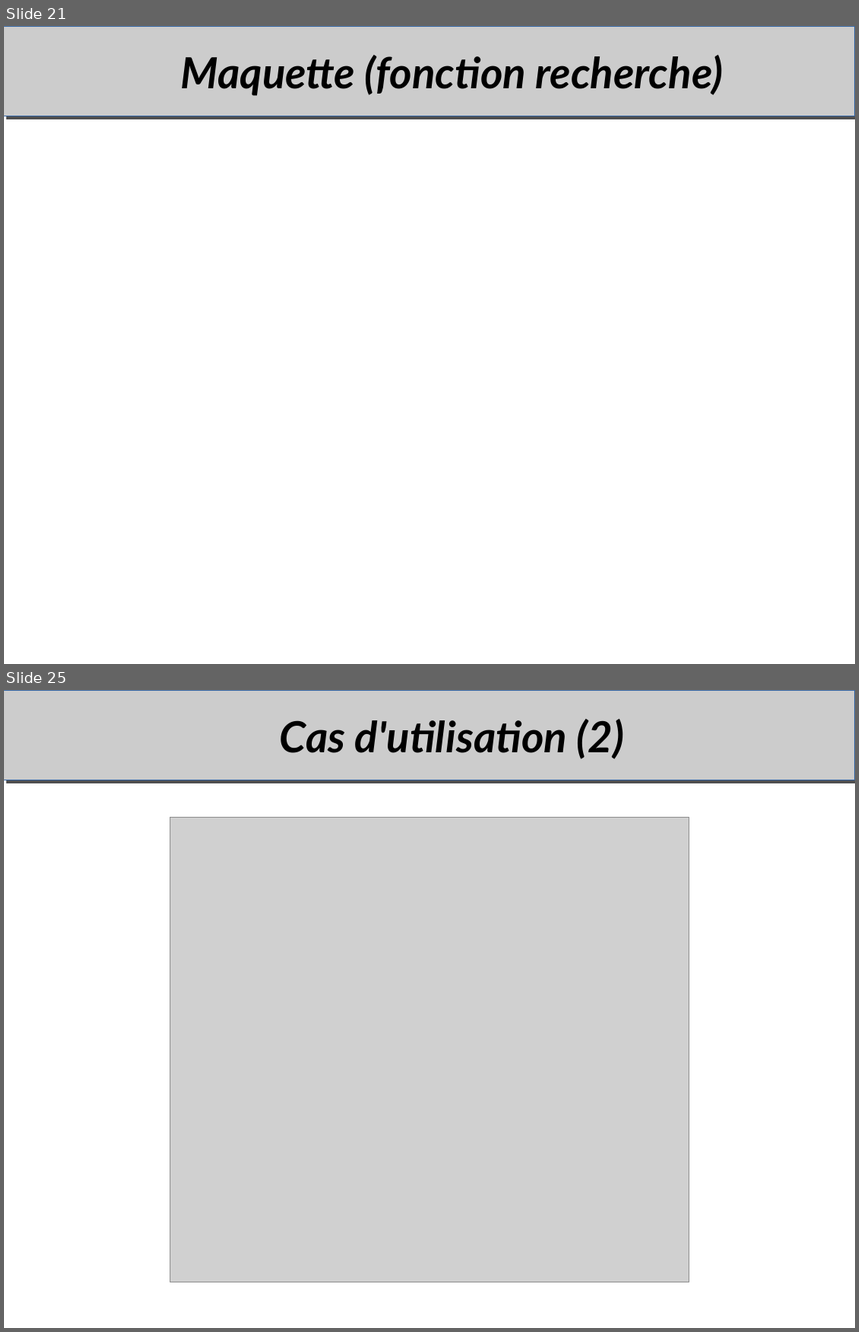
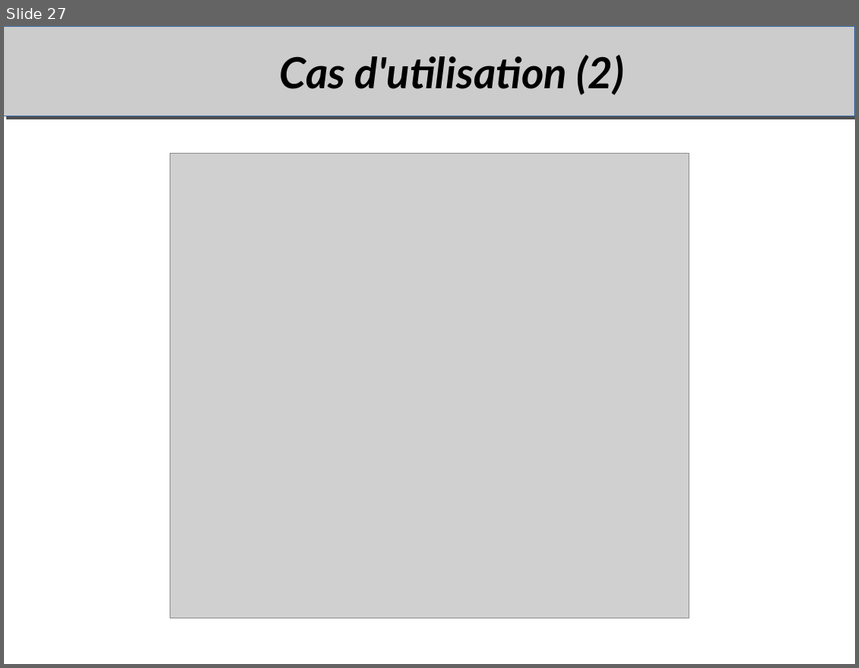
Before and after one commit to duanegris/texts, a slide deck: em-msi/it-s704/msi306-uml.odp. Shown one above the other, each under a label of ours: slides 21 and 25 before the commit, slide 27 after it; the slides between them are not shown. The pictures are 859x1332 and 859x668 pixels, drawn with LibreOffice and Linux fonts; fonts in the diff are those of the drawing; grey boxes stand for pictures; background and template pictures are left out. Boxes give left, top, right and bottom in pixels: in the first picture for what was removed or moved away, otherwise in the second. Text is boxed around its words. In the diff, an @@ line names an element or a change of style, - is before the commit and + after.

```diff
--- a/em-msi/it-s704/msi306-uml.odp
+++ b/em-msi/it-s704/msi306-uml.odp
@@ slide 21 removed at [4, 26, 855, 664], background #FFFFFF; not listed: 1 template element that a slide beside it also shows @@
@@ title removed at [181, 55, 724, 96] @@
-Maquette (fonction recherche)
@@ what was slide 25 is now slide 27 @@
```
Also in this commit, not shown: 29 slides changed, 4 slides added, 1 other slide removed.
